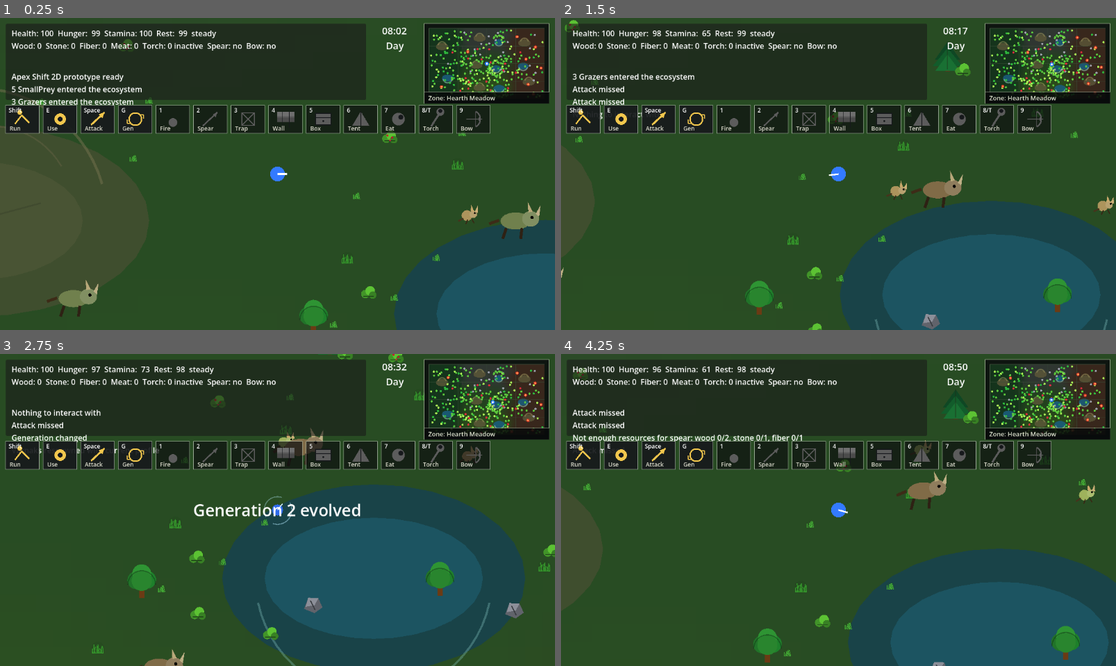
Above: before the commit, frames 1-4 (two rows, left to right).
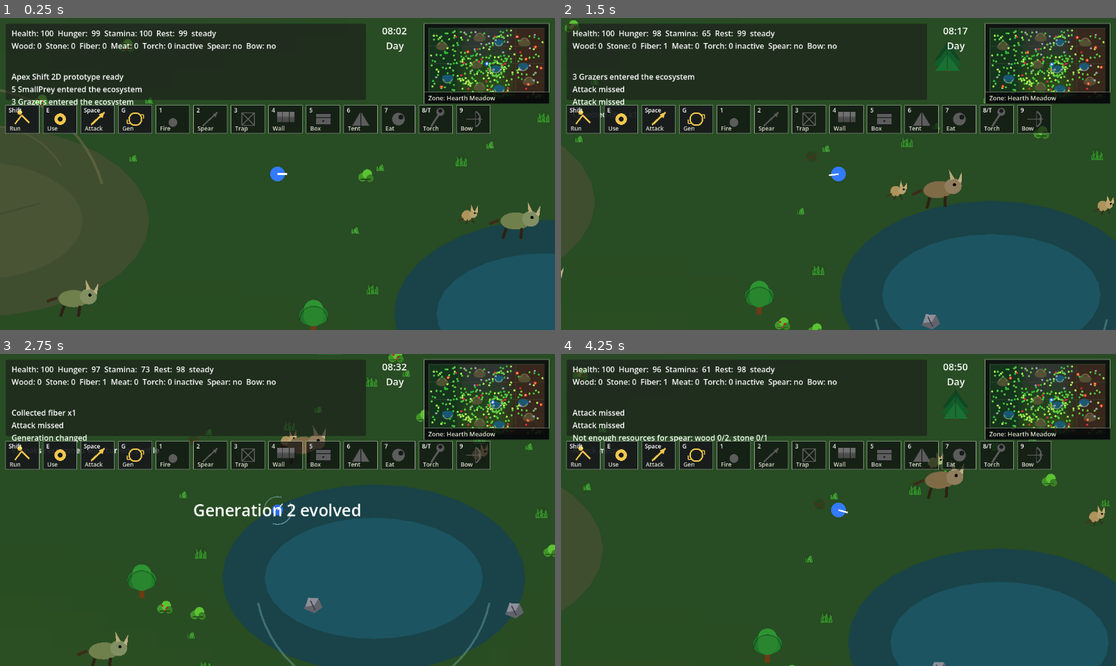
Above: after the commit, the same moments.

Repository: krisstoof/apex-shift-2d
Game: Godot game, scene res://scenes/main.tscn
Same seed, same stepped clock (60 frames per second), same inputs: the game is played once before the commit and once after it.
Inputs (mouse positions are in pixels of both pictures, inside the frame that each line leads up to):
- Up to frame 1 (0.25 s): no input
- Up to frame 2 (1.5 s): tap Enter at 0.5 s; move the mouse to (960, 158) at 0.52 s; hold D (move_right) 0.53-1.28 s; hold Shift 0.53-1.28 s; click (960, 158) at 0.67 s; tap Space at 0.77 s; move the mouse to (727, 189) at 1.27 s; hold S (move_down) from 1.28 s (still down); tap E at 1.35 s
- Up to frame 3 (2.75 s): tap Space at 1.52 s; move the mouse to (333, 441) at 2.02 s; release S (move_down) at 2.03 s; hold D (move_right) from 2.03 s (still down); tap G at 2.1 s
- Up to frame 4 (4.25 s): move the mouse to (810, 572) at 2.77 s; release D (move_right) at 2.78 s; hold W (move_up) 2.78-3.53 s; tap 1 at 2.85 s; click (810, 572) at 2.92 s; tap Space at 3.02, 3.77 s; move the mouse to (1005, 556) at 3.52 s; hold A (move_left) from 3.53 s (still down); tap 2 at 3.6 s

The runs differ from the first frame. In frame 1, 0.8% of the frame differs, in the area x 6-99%, y 4-100%; in frame 2, 1.4%; in frame 3, 2.4%, in the area x 2-100%, y 0-100%; in frame 4, 2.1%.

Commit message:
fix/#86 Prevent vegetation from spawning inside pond water

Diff:
--- a/scripts/systems/game_balance.gd
+++ b/scripts/systems/game_balance.gd
@@ -173,6 +173,9 @@
 	"pond_vegetation_player_safe_distance": 36.0,
 	"pond_vegetation_inner_ring_factor": 1.18,
 	"pond_vegetation_outer_ring_factor": 1.48,
+	"pond_tree_water_margin": 1.22,
+	"pond_bush_water_margin": 1.12,
+	"pond_grass_water_margin": 1.04,
 	"pond_grass_food_bonus": 1.45,
 	"pond_vegetation_visual_scale": 1.28,
 	"dense_vegetation_resource_bonus": 1.60,
--- a/scripts/world/world.gd
+++ b/scripts/world/world.gd
@@ -116,6 +116,16 @@
 	return false
 
 
+func is_resource_position_blocked_by_water(resource_kind: String, position: Vector2) -> bool:
+	if not _is_plant_resource_kind(resource_kind):
+		return false
+	var margin_multiplier := _get_resource_water_margin_multiplier(resource_kind)
+	for pond in pond_landmarks:
+		if _is_position_in_pond_water(position, pond, margin_multiplier):
+			return true
+	return false
+
+
 func is_creature_navigation_blocked(position: Vector2) -> bool:
 	if is_position_in_water(position):
 		return true
@@ -252,7 +262,7 @@
 		var angle: float = base_angle + resource_rng.randf_range(-slot_angle, slot_angle) * POND_VEGETATION_ANGLE_JITTER_FACTOR
 		var distance := resource_rng.randf_range(radius * min_ring_factor, radius * max_ring_factor)
 		var candidate := center + Vector2.RIGHT.rotated(angle) * distance
-		if _is_position_in_pond_water(candidate, pond, 1.08):
+		if is_resource_position_blocked_by_water(resource_kind, candidate):
 			continue
 		if not _is_point_in_biome(candidate, biome):
 			continue
@@ -311,6 +321,17 @@
 	return normalized.length_squared() <= 1.0
 
 
+func _get_resource_water_margin_multiplier(resource_kind: String) -> float:
+	match resource_kind:
+		"conifer_tree", "leafy_tree", "tree":
+			return float(GAME_BALANCE.LANDMARKS.get("pond_tree_water_margin", 1.22))
+		"bush", "dry_bush", "small_bush", "berry_bush":
+			return float(GAME_BALANCE.LANDMARKS.get("pond_bush_water_margin", 1.12))
+		"grass_patch", "dense_grass":
+			return float(GAME_BALANCE.LANDMARKS.get("pond_grass_water_margin", 1.04))
+	return 1.0
+
+
 func _is_position_in_hill_obstacle(position: Vector2, hill: Dictionary) -> bool:
 	var center := Vector2(hill.get("position", Vector2.ZERO))
 	var radius := float(hill.get("radius", 0.0)) * HILL_RESOURCE_BLOCK_RADIUS_FACTOR
@@ -359,6 +380,8 @@
 			resource_rng.randf_range(spawn_area.position.x, spawn_area.end.x),
 			resource_rng.randf_range(spawn_area.position.y, spawn_area.end.y)
 		)
+		if is_resource_position_blocked_by_water(resource_kind, candidate):
+			continue
 		if _is_resource_blocked_by_hill(resource_kind, candidate):
 			continue
 		if _is_point_in_biome(candidate, biome) and _is_valid_resource_position(candidate, used_positions, player_position):
@@ -534,10 +557,61 @@
 			continue
 		var data := Dictionary(resource_data)
 		var kind := str(data.get("kind", "tree"))
-		var pos := _data_to_vector(data.get("position", {}))
+		var pos := _get_safe_restored_resource_position(kind, _data_to_vector(data.get("position", {})))
+		data["position"] = _vector_to_data(pos)
+		data["biome_id"] = _get_biome_id_for_position(pos)
 		var resource := _spawn_resource_at(kind, pos)
 		if resource.has_method("restore_from_data"):
 			resource.restore_from_data(data)
+
+
+func _get_safe_restored_resource_position(resource_kind: String, requested_position: Vector2) -> Vector2:
+	var position := _clamp_position_to_world(requested_position)
+	if not is_resource_position_blocked_by_water(resource_kind, position) and not _is_resource_blocked_by_hill(resource_kind, position):
+		return position
+	var pond := _get_nearest_pond_landmark(position)
+	if pond.is_empty():
+		return position
+	var center := Vector2(pond.get("position", Vector2.ZERO))
+	var radius := float(pond.get("radius", 0.0))
+	if radius <= 0.0:
+		return position
+	var direction := position - center
+	var base_angle := direction.angle() if direction.length_squared() > 0.001 else 0.0
+	var base_distance: float = radius * max(_get_resource_water_margin_multiplier(resource_kind) + 0.08, 1.16)
+	var used_positions := _get_existing_resource_positions()
+	var player_position := _get_player_position()
+	for attempt in 48:
+		var angle := base_angle + float(attempt) * 0.83
+		var distance: float = base_distance + floor(float(attempt) / 8.0) * WORLD_CONFIG.RESOURCE_MIN_DISTANCE
+		var candidate := _clamp_position_to_world(center + Vector2.RIGHT.rotated(angle) * distance)
+		if is_resource_position_blocked_by_water(resource_kind, candidate):
+			continue
+		if _is_resource_blocked_by_hill(resource_kind, candidate):
+			continue
+		if _get_biome_for_position(candidate).is_empty():
+			continue
+		if _is_valid_resource_position(candidate, used_positions, player_position):
+			return candidate
+	for attempt in 48:
+		var angle := base_angle - float(attempt) * 0.83
+		var distance: float = base_distance + floor(float(attempt) / 8.0) * WORLD_CONFIG.RESOURCE_MIN_DISTANCE
+		var candidate := _clamp_position_to_world(center + Vector2.RIGHT.rotated(angle) * distance)
+		if not is_resource_position_blocked_by_water(resource_kind, candidate) and not _is_resource_blocked_by_hill(resource_kind, candidate) and not _get_biome_for_position(candidate).is_empty():
+			return candidate
+	return position
+
+
+func _get_nearest_pond_landmark(position: Vector2) -> Dictionary:
+	var nearest: Dictionary = {}
+	var nearest_distance := INF
+	for pond in pond_landmarks:
+		var center := Vector2(pond.get("position", Vector2.ZERO))
+		var distance := position.distance_squared_to(center)
+		if distance < nearest_distance:
+			nearest_distance = distance
+			nearest = pond
+	return nearest
 
 
 func _sync_visible_small_prey() -> void:
@@ -756,6 +830,8 @@
 			resource_rng.randf_range(spawn_area.position.x, spawn_area.end.x),
 			resource_rng.randf_range(spawn_area.position.y, spawn_area.end.y)
 		)
+		if is_resource_position_blocked_by_water(resource_kind, candidate):
+			continue
 		if _is_resource_blocked_by_hill(resource_kind, candidate):
 			continue
 		if _is_point_in_scaled_biome(candidate, biome) and _is_valid_resource_position(candidate, used_positions, player_position):
